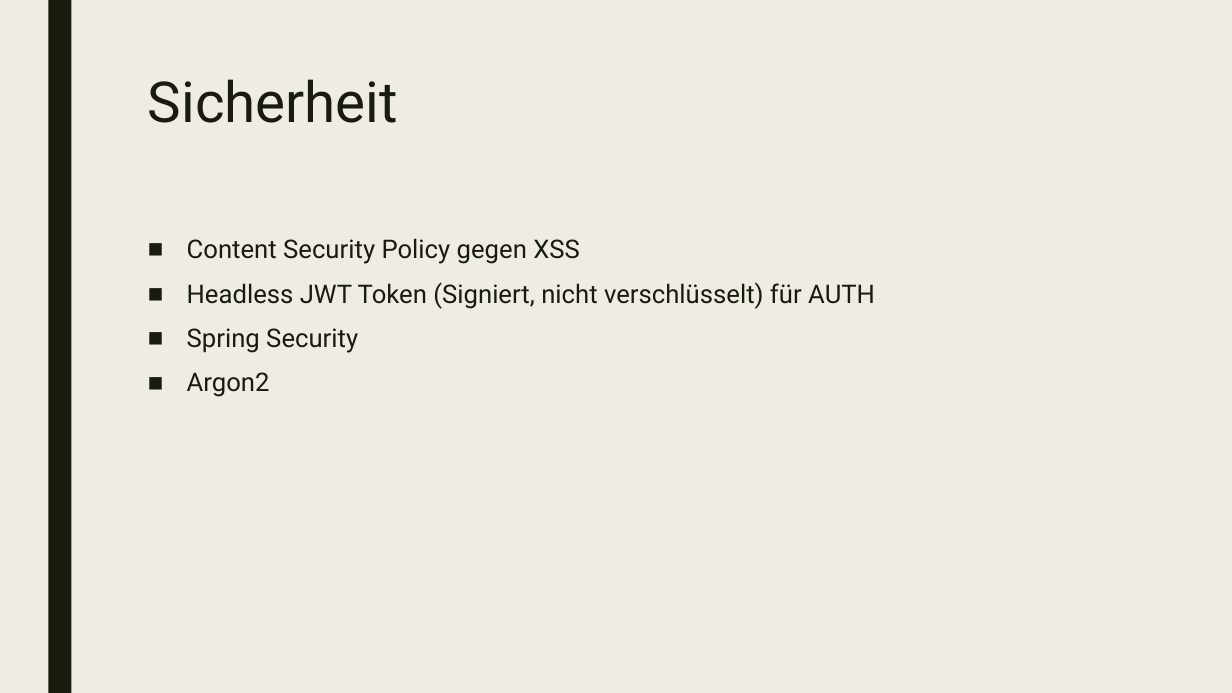
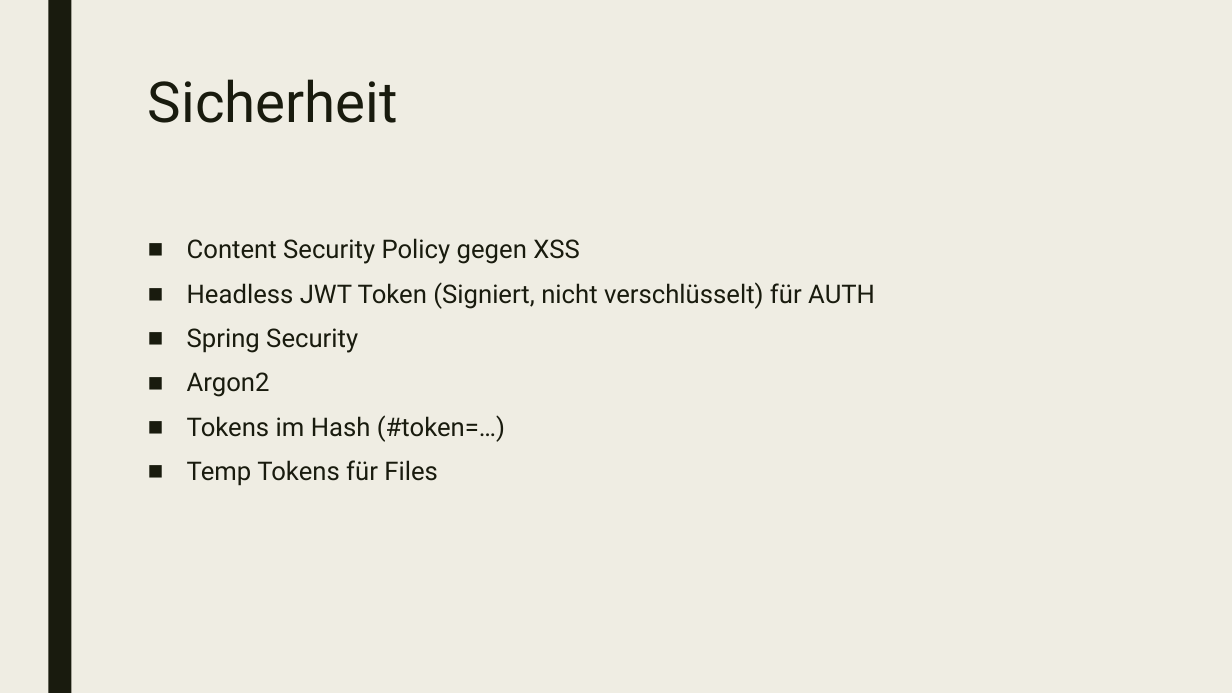
Before and after one commit to orizion/cssr, a slide deck: slide 5 of docs/CS Seminar Registration.pptx. Drawn at 1232x693 pixels with LibreOffice and Linux fonts; fonts in the diff are those of the drawing. Boxes give left, top, right and bottom in pixels: in the first picture for what was removed or moved away, otherwise in the second. Text is boxed around its words. In the diff, an @@ line names an element or a change of style, - is before the commit and + after.

```diff
--- a/docs/CS Seminar Registration.pptx
+++ b/docs/CS Seminar Registration.pptx
@@ text at box(187, 415, 505, 486): paragraphs added @@
+■ Tokens im Hash (#token=…)
+■ Temp Tokens für Files
```
Also in this commit, not shown: 2 other slides changed, 7 slides added, 9 other files.
